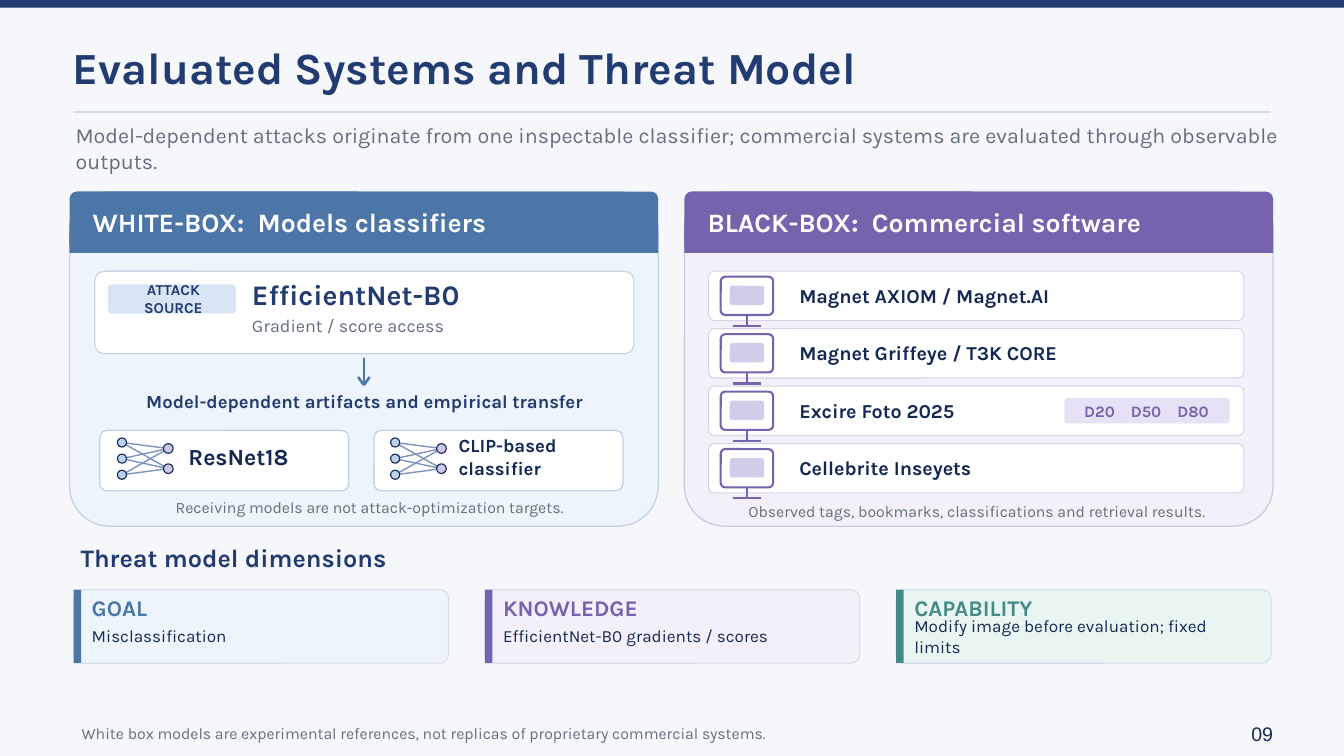
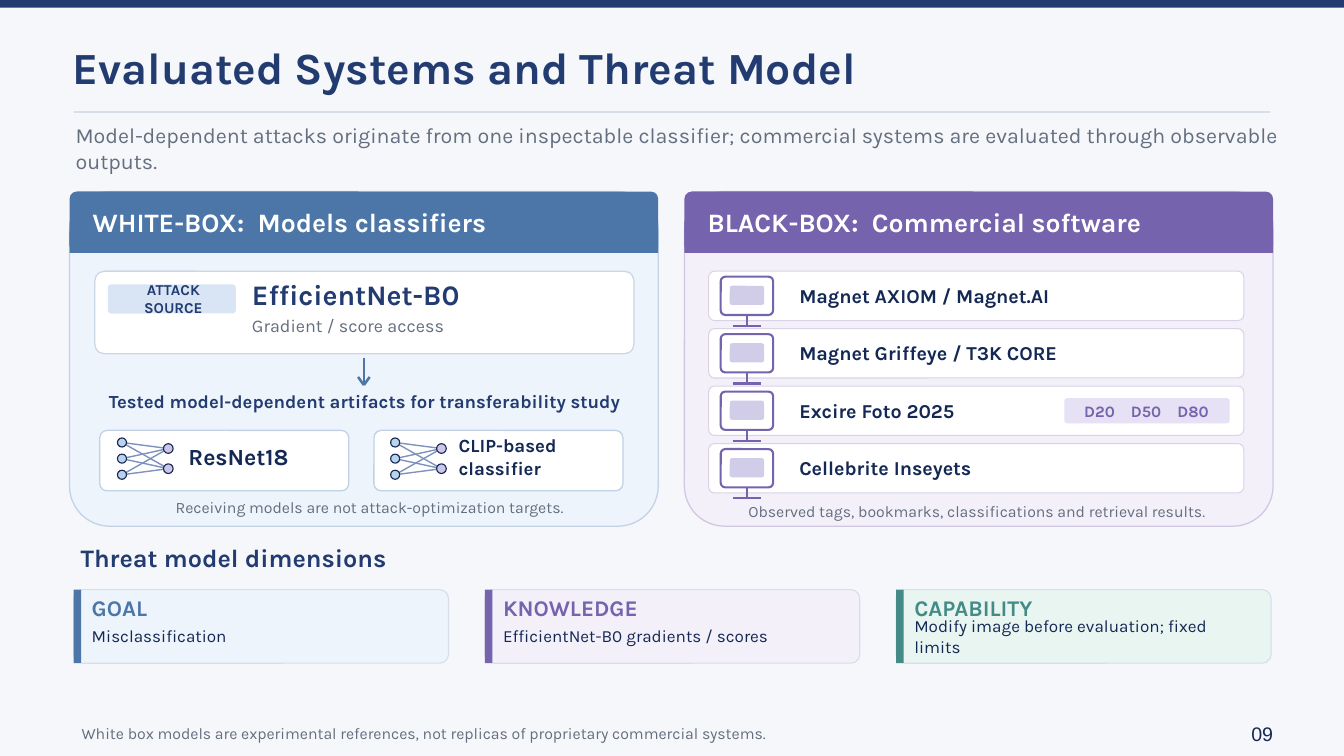
Before and after one commit to lmolinario/Molinario_Thesis_Defense_2026, a slide deck: slide 9 of Molinario_Thesis_Defense_2026.pptx. Drawn at 1344x756 pixels with LibreOffice and Linux fonts; fonts in the diff are those of the drawing. Boxes give left, top, right and bottom in pixels: in the first picture for what was removed or moved away, otherwise in the second. Text is boxed around its words. In the diff, an @@ line names an element or a change of style, - is before the commit and + after.

```diff
--- a/Molinario_Thesis_Defense_2026.pptx
+++ b/Molinario_Thesis_Defense_2026.pptx
@@ text at [109, 395, 620, 413]: text changed @@
-Model-dependent artifacts and empirical transfer
+Tested model-dependent artifacts for transferability study
```
Also in this commit, not shown: 11 other slides changed.
